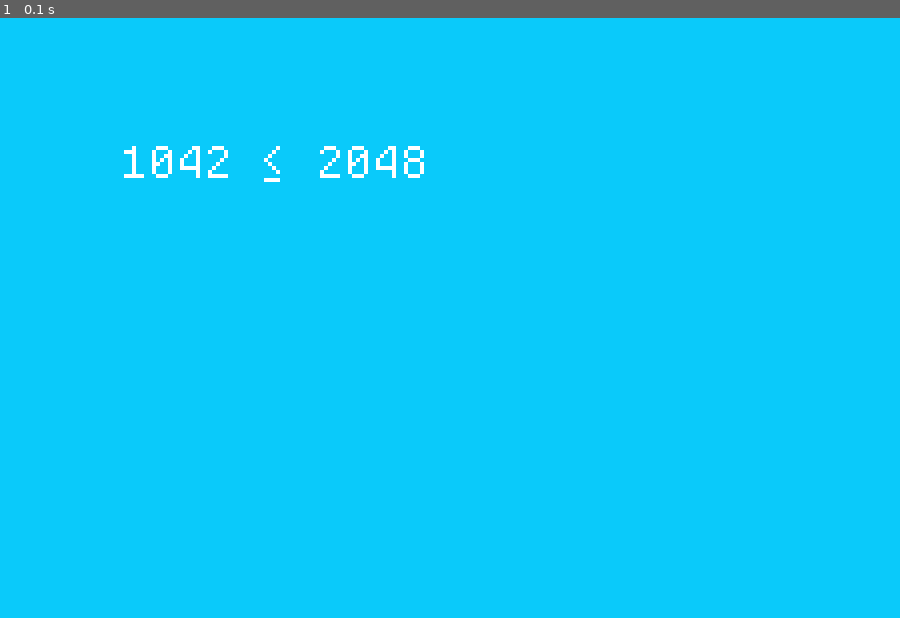
Above: before the commit, frame 1.
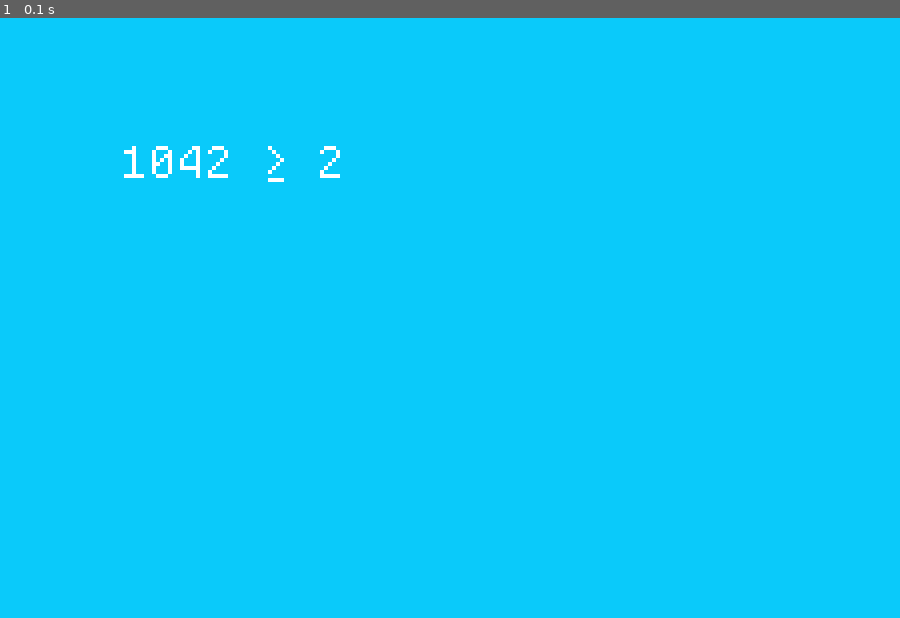
Above: after the commit, the same moment.

Repository: jack-meyer-garvey/Four-Space
Game: pygame game, started from PyGameImplementation.py
Two runs of this game, one before a commit and one after it. Both use one fixed random seed, a clock stepped at 60 frames per second and the inputs below.
Inputs:
- Up to frame 1 (0.1 s): no input

The runs differ from the first frame. In frame 1, 0.2% of the frame differs, in the area x 29-48%, y 21-28%.

Commit message:
Bonk Bop

Diff:
--- a/PyGameImplementation.py
+++ b/PyGameImplementation.py
@@ -1,18 +1,7 @@
+import os
+os.environ['PYGAME_HIDE_SUPPORT_PROMPT'] = "hide"
 import pygame
 import numpy as np
-from collections import deque
-
-resize = 1.5
-size = (int(600 * resize), int(400 * resize))
-pygame.init()
-pygame.display.set_caption("Four Space")
-screen = pygame.display.set_mode(size)
-clock = pygame.time.Clock()
-running = True
-pygame.display.set_icon(pygame.image.load('FourSpaceLogo.png'))
-
-# hoi is the main canvas. This gets drawn to screen every frame.
-hoi = np.zeros(size)
 
 class PixelGrid:
     binary_font = {' ': 0, 'A': 75247420147096911872, 'B': 555871685767213285376, 'C': 260722531473394434048,
@@ -92,42 +81,69 @@
         B = np.array(np.array_split(np.array([num >> i & 1 for i in range(x_width*y_width-1, -1, -1)]), y_width)).transpose()
         self.draw(B*color, 1-B, x_position, y_position, layer)
 
-    def draw_text(self, text, x_position, y_position, layer=-1, color=2**24-1):
-        i = 0
-        letter = 0
-        while i != len(text):
-            if text[i] == '<':
-                i += 1
-                end = text[i:].find('>')
-                if end == -1:
-                    self.draw_binary(PixelGrid.binary_font['<'], x_position + 7 * letter, y_position, layer=layer,
-                                     color=color)
-                elif end == 0:
-                    self.draw_binary(PixelGrid.binary_font['<'], x_position + 7 * letter, y_position, layer=layer,
+    def draw_string(self, text, x_position, y_position, layer=-1, color=2**24-1):
+        if '<' in text:
+            i = 0
+            letter = 0
+            while i < len(text):
+                if text[i] == '<':
+                    i += 1
+                    end = text[i:].find('>')
+                    if end == -1:
+                        i -= 1
+                        while i < len(text):
+                            self.draw_binary(PixelGrid.binary_font[text[i]], x_position + 7 * letter, y_position, layer=layer,
+                                         color=color)
+                            i += 1
+                            letter += 1
+                    elif end == 0:
+                        self.draw_binary(PixelGrid.binary_font['<'], x_position + 7 * letter, y_position, layer=layer,
+                                         color=color)
+                        i += 1
+                    else:
+                        self.draw_binary(PixelGrid.binary_font[text[i:i+end]], x_position + 7 * letter, y_position, layer=layer,
+                                         color=color)
+                        i += end + 1
+                else:
+                    self.draw_binary(PixelGrid.binary_font[text[i]], x_position + 7 * letter, y_position, layer=layer,
                                      color=color)
                     i += 1
-                else:
-                    self.draw_binary(PixelGrid.binary_font[text[i:i+end]], x_position + 7 * letter, y_position, layer=layer,
-                                     color=color)
-                    i += end + 1
-            else:
-                self.draw_binary(PixelGrid.binary_font[text[i]], x_position + 7 * letter, y_position, layer=layer,
+                letter += 1
+        else:
+            for i, _ in enumerate(text):
+                self.draw_binary(PixelGrid.binary_font[text[i]], x_position + 7 * i, y_position, layer=layer,
                                  color=color)
-                i += 1
-            letter += 1
-
-
+
+
+# Context -------------------------------
 class Contexts:
     def __init__(self):
-        self.defined_symbols = set()
-        self.symbolMeaning = {}
-
-    def symbol_to_meaning(self, symbol):
-        return self.symbolMeaning[PixelGrid.binary_font[symbol]]
-
-
+        self.definitions = {}
+
+    def define(self, entity):
+        if entity.symbol not in self.definitions:
+            self.definitions[entity.symbol] = entity
+            return entity
+        else:
+            raise Exception(f'Symbol {entity.symbol} is already defined as {self.definitions[entity.symbol]}. Attempted to define it as {entity}')
+
+    def __add__(self, other):
+        self.definitions |= other.definitions
+        return self
+
+    def is_compatible_with(self, other):
+        # Check all shared symbols for equality
+        for symbol in self.definitions:
+            if symbol in other.definitions:
+                # Check if definitions match
+                if not self.definitions[symbol] == other.definitions[symbol]:
+                    return False
+        return True
+
+# Judgements -------------------------------
 class Judgements:
     def __init__(self, context):
+        self.context = context
         pass
 
 class IsType(Judgements):
@@ -143,8 +159,9 @@
 
 class TypeEquality(Judgements):
     def __init__(self, context, Type1, Type2):
-        super().__init__(context)
-
+        self.Type1 = Type1
+        self.Type2 = Type2
+        super().__init__(context)
 
 class TermEquality(Judgements):
     def __init__(self, context, Term1, Term2, Type):
@@ -153,29 +170,63 @@
         self.Type = Type
         super().__init__(context)
 
-
+# Inference Rules -------------------------------
 class InferenceRules:
     def __init__(self):
         pass
 
-
-class ComputationRules:
-    def __init__(self):
-        pass
-
+# Terms -------------------------------
 class Terms:
-    def __init__(self):
-        pass
-
+    def __init__(self, symbol, Type):
+        self.symbol = symbol
+        self.Type = Type
+
+class constant(Terms):
+    def __init__(self, symbol, Type):
+        super().__init__(symbol, Type)
+
+class Variable(Terms):
+    def __init__(self, symbol, Type):
+        super().__init__(symbol, Type)
+
+class Function(Terms):
+    def __init__(self, symbol, Type):
+        super().__init__(symbol, Type)
+
+# Types -------------------------------
 class Types:
-    def __init__(self):
-        pass
-
+    def __init__(self, symbol):
+        self.symbol = symbol
+        self.symbols = {symbol}
+        self.term_introduction_rules = set()
+        self.term_elimination_rules = set()
+
+    def add_symbol(self, symbol):
+        self.symbols.add(symbol)
+        return self
+
+# Main -------------------------------
+resize = 1.5
+size = (int(600 * resize), int(400 * resize))
+pygame.init()
+pygame.display.set_caption("Four Space")
+screen = pygame.display.set_mode(size)
+clock = pygame.time.Clock()
+running = True
+pygame.display.set_icon(pygame.image.load('FourSpaceLogo.png'))
+
+# hoi is the main canvas. This gets drawn to screen every frame.
+hoi = np.zeros(size)
 n = 4
 canvas = PixelGrid(size, n, hoi)
-canvas.draw_text('1042 <le> 2048', 30, 30)
-
-
+canvas.draw_string('1042 <ge> 2', 30, 30)
+
+cont = Contexts()
+Natural_Numbers = cont.define(Types('Nat'))
+nat_zero = cont.define(constant('0', Natural_Numbers))
+print(cont.definitions)
+
+# Pygame Loop -----------------------------------------------
 
 while running:
     for event in pygame.event.get():
